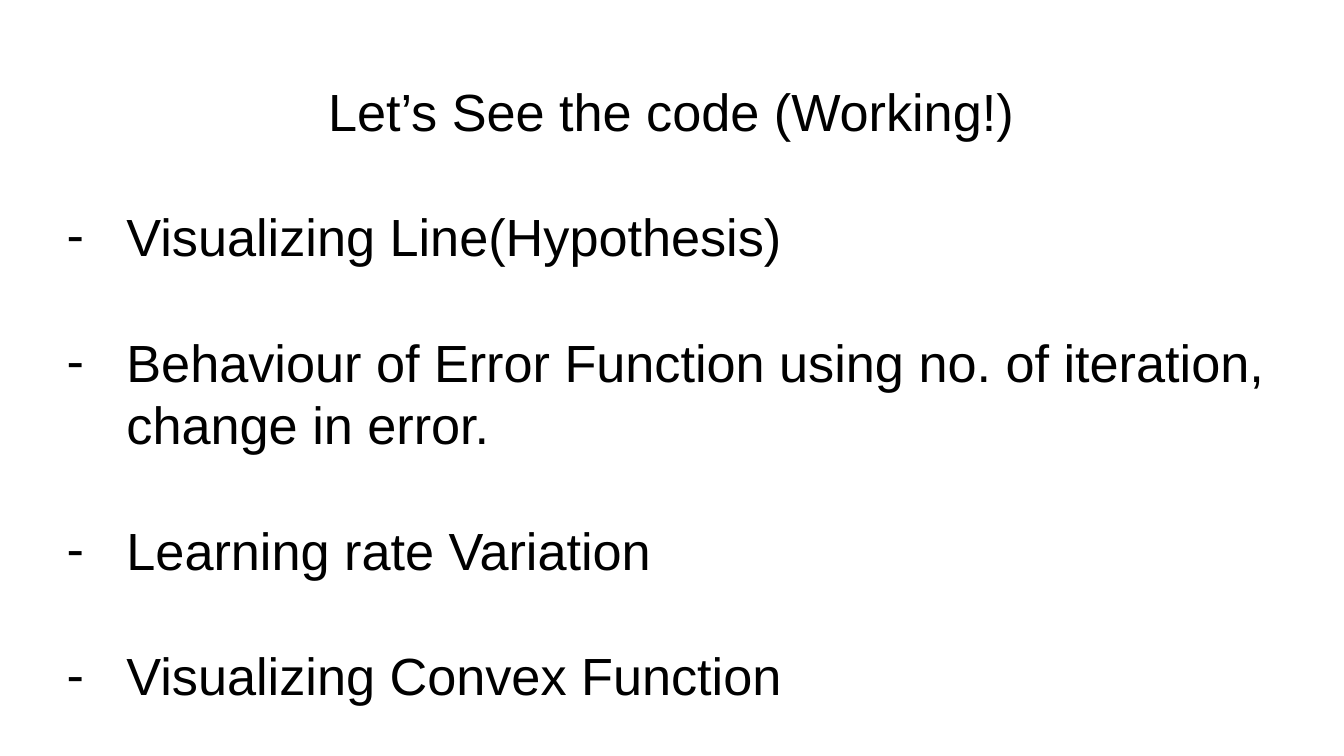
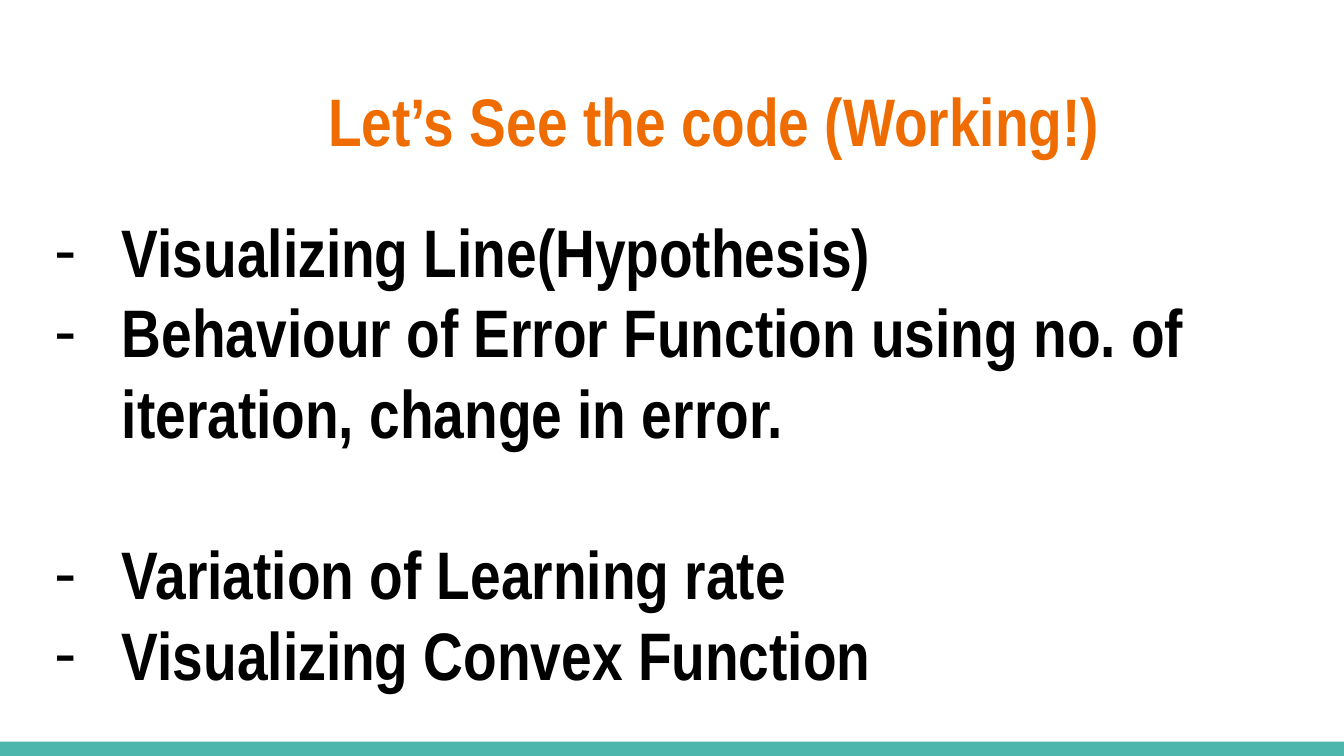
Before and after one commit to jugshaurya/Machine-Learning, a slide deck: slide 17 of Presentation/ML presentation.pptx (slide 16 before the commit). Drawn at 1344x756 pixels with LibreOffice and Linux fonts; fonts in the diff are those of the drawing. Boxes give left, top, right and bottom in pixels: in the first picture for what was removed or moved away, otherwise in the second. Text is boxed around its words. In the diff, an @@ line names an element or a change of style, - is before the commit and + after.

Commit message:
Final Presentation added

```diff
--- a/Presentation/ML presentation.pptx
+++ b/Presentation/ML presentation.pptx
@@ title "Let’s See the code (Working!)" at (x1=328, y1=97, x2=1099, y2=158): size 28 to 36 pt, font Arial to Arial Narrow, text colour #000000 to #EF6C00, bold on @@
@@ text added at (x1=122, y1=228, x2=1183, y2=692), 36 pt, text #000000, bold @@
+– Visualizing Line(Hypothesis)
+– Behaviour of Error Function using no. of iteration, change in error.
+– Variation of Learning rate
+– Visualizing Convex Function
@@ title at (x1=126, y1=218, x2=1264, y2=706): paragraphs removed @@
-– Visualizing Line(Hypothesis)
-– Behaviour of Error Function using no. of iteration, change in error.
-– Learning rate Variation
-– Visualizing Convex Function
@@ rectangle added at (x1=0, y1=742, x2=1344, y2=756), fill #4DB6AC @@
```
Also in this commit, not shown: 10 other slides changed, 6 slides added, 5 slides removed, 1 other file.
